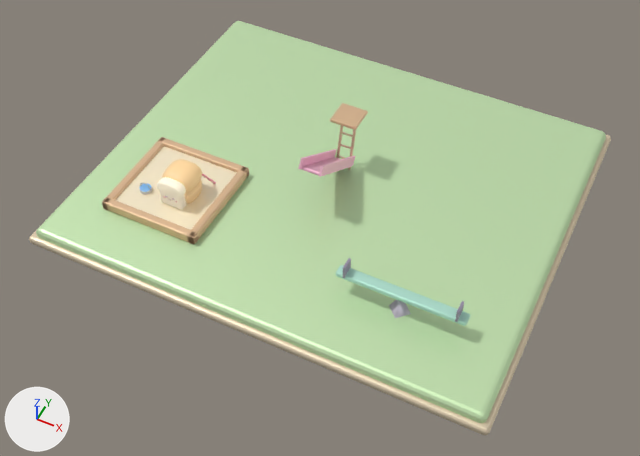
The glTF model game/art/models/buildings/playground/building_playground_L03.glb, before and after one commit.
One viewpoint serves both versions: a 50 mm camera at (15.4, -32.8, 36.1) aimed at (0.5, -2.9, -1.1). Lighting does not change. The marker at lower left points along +X, +Y and +Z. The first picture is the older version. Where no turn or scale is listed for an object, it has been applied to the vertices.
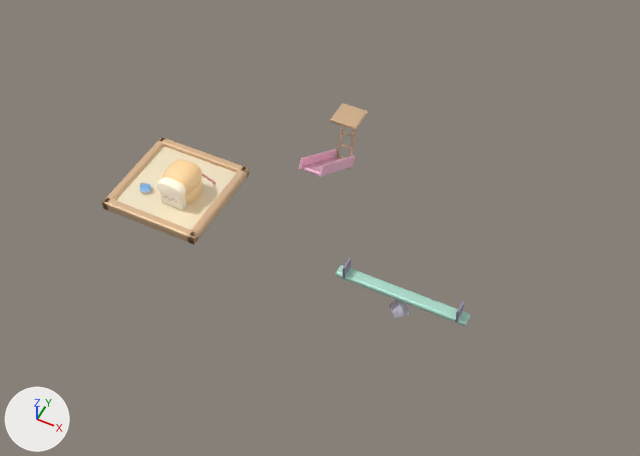
Where the change shows, as pixel boxes (x1, y1, x2, y2) in the pictures (640 x 456 px):
'Mesh_19', deleted (green): before (36, 21, 606, 423)
'Mesh_20', deleted: before (29, 25, 611, 435)

The edits, one by one:
Object 'Mesh_19' (ob_mesh_19) is deleted.
Object 'Mesh_20' (ob_mesh_20) is deleted.
